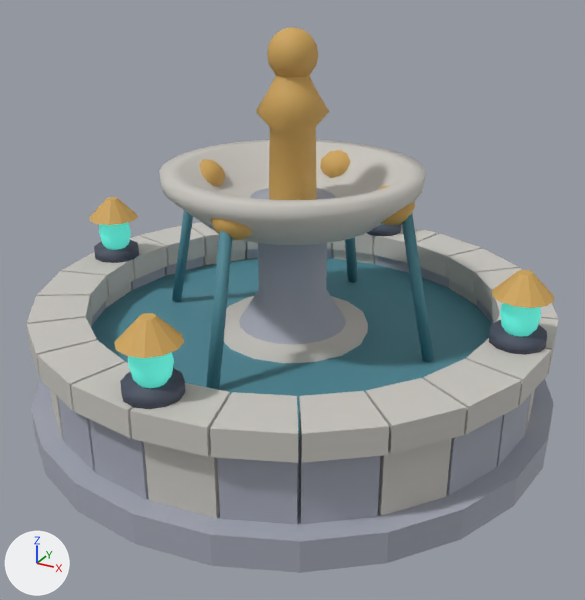
The Blender file assets/village/fountain/fountain.blend as it was, and as the next commit left it.
Before and after are seen from a 50 mm lens placed at (2.03, -3.7, 2.49), pointed at (0.07, -0.13, 0.7). Every picture has the same lights, and +X, +Y and +Z are marked at lower left. The older version comes first.

Names of what the first picture shows: 'Fountain_basin_wall.018', 'Fountain_basin_wall.019', 'Fountain_basin_wall.020', 'Fountain_carved_column', 'Fountain_finial', 'Fountain_foundation_stone.019', 'Fountain_limestone_rim.018', 'Fountain_limestone_rim.019', 'Fountain_limestone_rim.020', 'Fountain_limestone_rim.021', 'Fountain_solid_water_ribbon.003', 'Fountain_upper_bowl', 'water_Fountain_basin' and 70 more.
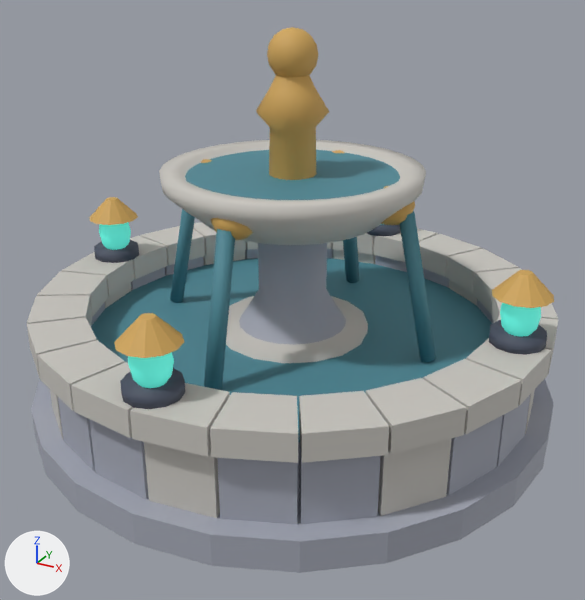
Where the change shows, as pixel boxes (x1, y1, x2, y2) in the pictures (585 x 600 px):
```json
{"object": "water_Fountain_upper_pool", "change": "added", "after": [185, 150, 400, 200], "on screen": "cyan"}
{"object": "Fountain_solid_water_ribbon.003", "change": "mesh rescaled", "before": [206, 231, 233, 390], "after": [204, 229, 235, 390], "on screen": "14% wider"}
```

Scene script edits in JSON lines:
```json
{"block": "me_cylinder_006", "where": "# used by ob_fountain_solid_water_ribbon_003; location = (0.0, -0.735, 0.86); rotation_euler = (2.927, 0.0, 0.0), in degrees (168, 0, 0)"}
{"op": "remove", "block": "me_cylinder_006", "code": "me_cylinder_006.from_pydata(...)  # 12 vertices, 8 faces; spans x -0.028..0.028, y -0.032..0.032, z -0.399..0.399"}
{"op": "add", "block": "me_cylinder_006", "code": "me_cylinder_006.from_pydata(...)  # 12 vertices, 8 faces; spans x -0.039..0.039, y -0.045..0.045, z -0.399..0.399"}
{"block": "me_cylinder_006", "change": "me_cylinder_006 part 1: the whole mesh is scaled about its middle by (1.38, 1.38, 1)"}
{"op": "add", "block": "me_water_fountain_upper_pool", "code": ["me_water_fountain_upper_pool = bpy.data.meshes.new('water_Fountain_upper_pool')", "me_water_fountain_upper_pool.from_pydata(...)  # 49 vertices, 48 faces; spans x -0.57..0.57, y -0.57..0.57, z 1.37", "me_water_fountain_upper_pool.materials.append(mat_village_midnight_teal_water)  # cyan #4d8997"]}
{"op": "add", "block": "ob_water_fountain_upper_pool", "code": ["ob_water_fountain_upper_pool = bpy.data.objects.new('water_Fountain_upper_pool', me_water_fountain_upper_pool)", "ob_water_fountain_upper_pool.location = (0.0, 0.0, 0.0)"]}
```
